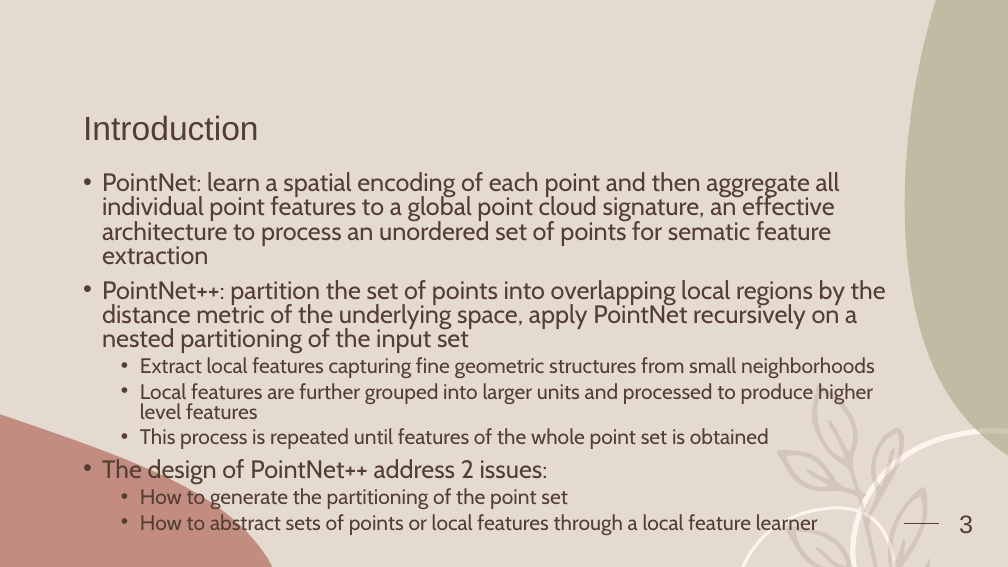
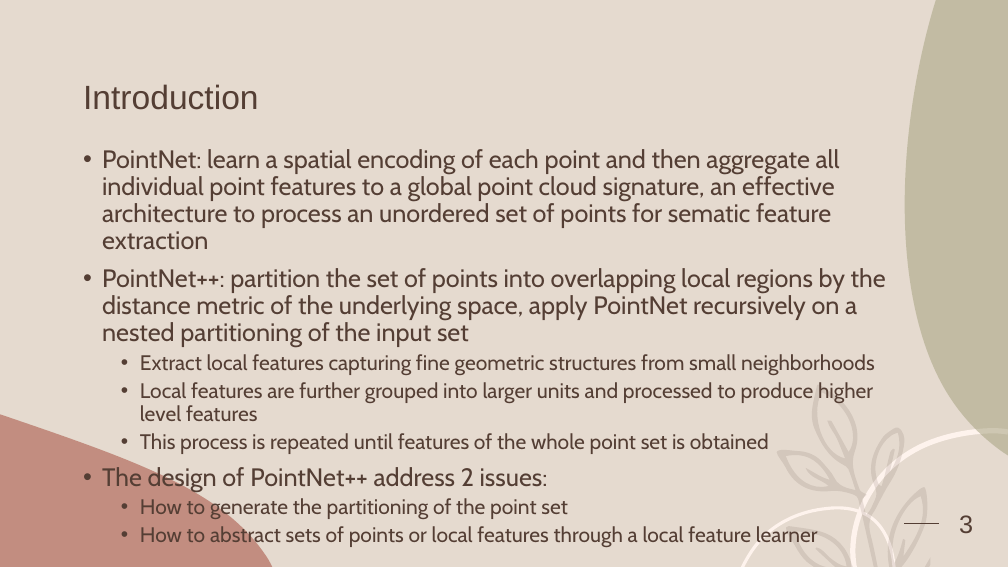
Before and after one commit to HoangTrang150302/AI_test, a slide deck: slide 3 of Task 1/#2 presentation.pptx. Drawn at 1008x567 pixels with LibreOffice and Linux fonts; fonts in the diff are those of the drawing. Boxes give left, top, right and bottom in pixels: in the first picture for what was removed or moved away, otherwise in the second. Text is boxed around its words. In the diff, an @@ line names an element or a change of style, - is before the commit and + after.

```diff
--- a/Task 1/#2 presentation.pptx
+++ b/Task 1/#2 presentation.pptx
@@ title "Introduction" moved from (x1=83, y1=115, x2=258, y2=141) to (x1=83, y1=84, x2=258, y2=110) @@
@@ text "PointNet: learn a spatial encoding ..." moved from (x1=102, y1=172, x2=886, y2=536) to (x1=102, y1=149, x2=886, y2=548) @@
@@ text "PointNet: learn a spatial encoding ..." at (x1=102, y1=149, x2=886, y2=548): line spacing 0.8 to 0.9 @@
```
Also in this commit, not shown: 4 other slides changed, 19 other files.
